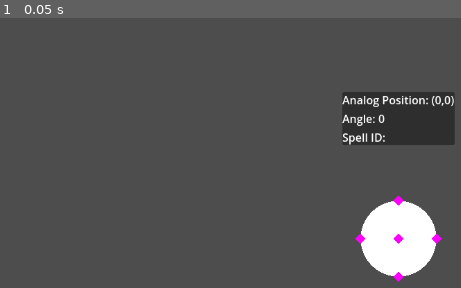
Above: before the commit, frame 1.
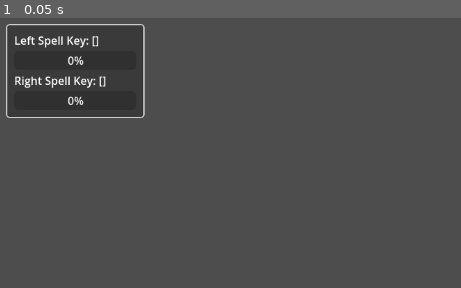
Above: after the commit, the same moment.

Repository: WobblyRonnoc/NecromancerGame
Game: Godot game, scene res://level.tscn
Same seed, same stepped clock (60 frames per second), same inputs: the game is played once before the commit and once after it.
Inputs:
- Up to frame 1 (0.05 s): no input

The runs differ from the first frame. In frame 1, 13% of the frame differs, in the area x 1-99%, y 2-98%.

Commit message:
spell wheel working

Diff:
--- a/DebugUI.gd
+++ /dev/null
@@ -1,41 +0,0 @@
-extends Control
-@onready var l_label = $"../AnalogInputViewer/MarginContainer/PanelContainer/VBoxContainer/Label"
-@onready var l_label_2 = $"../AnalogInputViewer/MarginContainer/PanelContainer/VBoxContainer/Label2"
-@onready var l_label_3 = $"../AnalogInputViewer/MarginContainer/PanelContainer/VBoxContainer/Label3"
-
-@onready var r_label = $"../AnalogInputViewer2/MarginContainer2/PanelContainer/VBoxContainer/Label"
-@onready var r_label_2 = $"../AnalogInputViewer2/MarginContainer2/PanelContainer/VBoxContainer/Label2"
-@onready var r_label_3 = $"../AnalogInputViewer2/MarginContainer2/PanelContainer/VBoxContainer/Label3"
-
-func array_to_string(arr: Array) -> String:
-	var s = ""
-	for i in arr:
-		s += str(i)
-	return s
-
-func create_label(text):
-	var label = Label.new()
-	$"../VBoxContainer".add_child(label, true)
-	$"../VBoxContainer".get_child($"../VBoxContainer".get_child_count()).text = text
-
-
-func _process(_delta):
-	l_label.text = "Analog Position: ({},{})".format([roundf(Global.l_analog_position.x), roundf(Global.l_analog_position.y)], '{}')
-	l_label_2.text = "Angle: %d" % Global.l_analog_angle
-	l_label_3.text = "Spell ID: " + array_to_string(Global.left_spell_key)
-
-	r_label.text = "Analog Position: ({},{})".format([roundf(Global.r_analog_position.x), roundf(Global.r_analog_position.y)], '{}')
-	r_label_2.text = "Angle: %d" % Global.r_analog_angle
-	r_label_3.text = "Spell ID: " + array_to_string(Global.right_spell_key)
-
-func returned_to_center(side):
-	if side == 0:
-		create_label(Global.left_spell_key)
-		Global.left_spell_key.clear()
-	else:
-		create_label(Global.left_spell_key)
-		Global.right_spell_key.clear()
-
-	for child in get_children():
-		if child.name.contains("SpellPoint"):
-			child.selected = false
--- a/analog_input_viewer.gd
+++ b/analog_input_viewer.gd
@@ -3,7 +3,6 @@
 enum side {right, left}
 @export var stick: side
 @onready var debug_panel = $"../DebugPanel"
-
 const id_values : Dictionary = {"up": 1, "right": 2, "down": 3, "left": 4}
 
 @export var radius : float = 50
@@ -11,44 +10,59 @@
 @onready var analog = $AnalogPosition
 @onready var back = $back
 @onready var analog_vector
-@onready var control = $"../Control"
+
+enum STATE {holding,idle}
+
 
 func _ready():
-	control.connect("returned_to_center", returned_to_center)
 	for child in get_children():
 		if child.name.contains("SpellPoint"):
 			#FIXME: THIS MAY BE A BAD IDEA
 			child.stick = stick # carry the side down to the points
 
-			if child.key_value == 0:
-				child.connect("returned_to_center", returned_to_center)
+func _process(delta):
+	Global.debug.add_property("Left Spell Key", Global.left_spell_key, 0)
+	Global.debug.add_property_bar("Left Trigger Strength", Input.get_action_strength("lt"), 1)
+
+	Global.debug.add_property("Right Spell Key", Global.right_spell_key, 2)
+	Global.debug.add_property_bar("Right Trigger Strength", Input.get_action_strength("rt"), 3)
 
 
-func _process(delta):
-	if stick == 0:
-		Global.l_analog_position = analog.position
-		Global.l_analog_angle = rad_to_deg(back.position.angle_to(analog.position))
-	if stick == 1:
-		Global.r_analog_position = analog.position
-		Global.r_analog_angle = rad_to_deg(back.position.angle_to(analog.position))
 
+	# Set the input
 	if stick == 0:
 		analog_vector = Input.get_vector("ls_left","ls_right","ls_up","ls_down",-1.0)
+		if Input.is_action_pressed("lt"):
+			show()
+		else:
+			cast(stick, Global.left_spell_key)
+
 	if stick == 1:
+		if Input.is_action_pressed("rt"):
+			show()
+		else:
+			cast(stick, Global.right_spell_key)
+
 		analog_vector = Input.get_vector("rs_left","rs_right","rs_up","rs_down",-1.0)
 
+	# limit the input display's position to the radius
 	analog.position = analog_vector * radius
 	analog.position.clamp(position, analog_vector * radius)
 
-func returned_to_center(side):
-	if side == 0:
-		print("Left Spell: ", Global.left_spell_key)
-		debug_panel.add_debug_label("Left Spell Key: ", str(Global.left_spell_key))
+	#FIXME: THIS IS RUNNING CONSTANTLY. MAKE IT ONLY RUN IN A TRANSITION FROM [HOLDING] -> [IDLE]
+func cast(stick, spell_id):
+	var spell = str(spell_id)
+	print(spell)
+	# Check cast against spells
+	if Global.SPELL_LIST.has(spell):
+		print(Global.SPELL_LIST[spell])
+	# Clear and reset for next cast
+	if stick == 0:
 		Global.left_spell_key.clear()
-	else:
-		print("Right Spell: ", Global.right_spell_key)
-		debug_panel.add_debug_label("Right Spell Key: ", str(Global.right_spell_key))
+		hide()
+	if stick == 1:
 		Global.right_spell_key.clear()
+		hide()
 
 	for child in get_children():
 		if child.name.contains("SpellPoint"):
--- a/debug_panel.gd
+++ b/debug_panel.gd
@@ -1,33 +1,52 @@
 extends Control
 
-@onready var label_container = %VBoxContainer
+@onready var property_container = %VBoxContainer
 var label
 
 
 # Called when the node enters the scene tree for the first time.
 func _ready():
-	pass
+	Global.debug = self
 
 # Called every frame. 'delta' is the elapsed time since the previous frame.
 func _process(delta):
 	if Input.is_action_just_pressed("clear_debug_panel"):
-		clear_labels()
+		clear_properties()
 	if Input.is_action_pressed("toggle_debug_panel"):
 		visible = !visible
 
-func update_label(label: Label, value):
-	label.text = value
 
-# FIXME!!!!!!!!!!!!!!!!!!!!!!!!!!!!!!!!!!!!!!!!!!!!!!!!!!!!!!!!!!!!!!!!!!!!!
-func add_debug_label(title : String, value):
-	label = Label.new()
-	for child in label_container.get_children():
-		if child.name == title:
-			update_label(child, child.text)
-	#label_container.add_child(label)
-	label.name = title
-	label.text = label.name + value
+func add_property_bar(title : String, value, order):
+	var target
+	target = property_container.find_child(title, true, false)
+	if !target:
+		target = ProgressBar.new()
+		target.max_value = 1
+		target.min_value = 0
+		property_container.add_child(target)
+		target.add_to_group("debug")
+		target.name = title
+	elif visible:
+		target.value = value
+		property_container.move_child(target, order)
 
-func clear_labels():
-	for child in label_container.get_children():
+
+
+func add_property(title : String, value, order):
+	var target
+	target = property_container.find_child(title, true, false)
+	if !target:
+		target = Label.new()
+		property_container.add_child(target)
+		target.add_to_group("debug")
+		target.name = title
+		target.text = target.name + ": " + str(value)
+	else:
+		if visible:
+			target.text = title + ": " + str(value)
+			property_container.move_child(target, order)
+
+
+func clear_properties():
+	for child in property_container.get_children():
 		child.queue_free()
--- /dev/null
+++ b/delete me.gd
@@ -0,0 +1,32 @@
+extends Node2D
+var x = 0
+var spell = [1,2,0]
+enum STATES {
+	pressed,
+	released,
+	idle
+}
+var current_state = STATES.idle
+
+func transition(new_state, callback : Callable):
+	callback.call()
+	current_state = new_state
+
+func show_wheel():
+	print("wheel")
+
+func _process(delta):
+	Global.debug.add_property_bar("trigger strength", Input.get_action_strength("rt"), 0)
+	if current_state == STATES.idle:
+		Global.debug.add_property("output", "Idle", 1)
+		if Input.get_action_strength("rt") > 0.0:
+			transition(STATES.pressed, func(): print("wheel"))
+
+	if current_state == STATES.pressed:
+		Global.debug.add_property("output", "Wheel UI!", 1)
+		if Input.get_action_strength("rt") < 1.0:
+			transition(STATES.released, func(cast): print(str(cast)))
+
+	if current_state == STATES.released:
+		Global.debug.add_property("output", "Casting!", 1)
+		current_state = STATES.idle
--- /dev/null
+++ b/delete_me.tscn
@@ -0,0 +1,9 @@
+[gd_scene load_steps=3 format=3 uid="uid://c5bqwggeqx27k"]
+
+[ext_resource type="Script" path="res://delete me.gd" id="1_h486w"]
+[ext_resource type="PackedScene" uid="uid://bwymmn4gumgb1" path="res://debug_panel.tscn" id="2_sq6kf"]
+
+[node name="delete me" type="Node2D"]
+script = ExtResource("1_h486w")
+
+[node name="DebugPanel" parent="." instance=ExtResource("2_sq6kf")]
--- a/global.gd
+++ b/global.gd
@@ -1,4 +1,6 @@
 extends Node
+
+var debug
 
 var l_analog_angle = 0.0
 var l_analog_position = Vector2.ZERO
@@ -8,3 +10,5 @@
 
 var left_spell_key : Array = []
 var right_spell_key : Array = []
+
+const SPELL_LIST : Dictionary = {"120" : "FireBall"}
--- a/level.tscn
+++ b/level.tscn
@@ -1,102 +1,18 @@
-[gd_scene load_steps=5 format=3 uid="uid://4ri0jgqb2jxh"]
+[gd_scene load_steps=3 format=3 uid="uid://4ri0jgqb2jxh"]
 
-[ext_resource type="Script" path="res://level.gd" id="1_8ljpt"]
 [ext_resource type="PackedScene" uid="uid://dw7n0cn7ekrb1" path="res://analog_input_viewer.tscn" id="1_xqoen"]
-[ext_resource type="Script" path="res://DebugUI.gd" id="2_s38si"]
 [ext_resource type="PackedScene" uid="uid://bwymmn4gumgb1" path="res://debug_panel.tscn" id="4_h1nyo"]
 
 [node name="Level" type="Node2D"]
-script = ExtResource("1_8ljpt")
 
 [node name="AnalogInputViewer" parent="." instance=ExtResource("1_xqoen")]
 visible = false
 position = Vector2(320, 320)
 
-[node name="MarginContainer" type="MarginContainer" parent="AnalogInputViewer"]
-anchors_preset = 7
-anchor_left = 0.5
-anchor_top = 1.0
-anchor_right = 0.5
-anchor_bottom = 1.0
-offset_left = -83.0
-offset_top = -150.0
-offset_right = 83.0
-grow_horizontal = 2
-grow_vertical = 0
-size_flags_horizontal = 6
-theme_override_constants/margin_left = 50
-theme_override_constants/margin_top = 50
-theme_override_constants/margin_right = 50
-theme_override_constants/margin_bottom = 135
-
-[node name="PanelContainer" type="PanelContainer" parent="AnalogInputViewer/MarginContainer"]
-layout_mode = 2
-
-[node name="VBoxContainer" type="VBoxContainer" parent="AnalogInputViewer/MarginContainer/PanelContainer"]
-layout_mode = 2
-
-[node name="Label" type="Label" parent="AnalogInputViewer/MarginContainer/PanelContainer/VBoxContainer"]
-layout_mode = 2
-text = "asdfasdf"
-
-[node name="Label2" type="Label" parent="AnalogInputViewer/MarginContainer/PanelContainer/VBoxContainer"]
-layout_mode = 2
-text = "asdfasdf"
-
-[node name="Label3" type="Label" parent="AnalogInputViewer/MarginContainer/PanelContainer/VBoxContainer"]
-layout_mode = 2
-text = "asdfasdf"
-
 [node name="AnalogInputViewer2" parent="." instance=ExtResource("1_xqoen")]
 position = Vector2(576, 320)
 stick = 1
 
-[node name="MarginContainer2" type="MarginContainer" parent="AnalogInputViewer2"]
-anchors_preset = 7
-anchor_left = 0.5
-anchor_top = 1.0
-anchor_right = 0.5
-anchor_bottom = 1.0
-offset_left = -83.0
-offset_top = -150.0
-offset_right = 83.0
-grow_horizontal = 2
-grow_vertical = 0
-size_flags_horizontal = 4
-size_flags_vertical = 4
-theme_override_constants/margin_left = 50
-theme_override_constants/margin_top = 50
-theme_override_constants/margin_right = 50
-theme_override_constants/margin_bottom = 135
-
-[node name="PanelContainer" type="PanelContainer" parent="AnalogInputViewer2/MarginContainer2"]
-layout_mode = 2
-
-[node name="VBoxContainer" type="VBoxContainer" parent="AnalogInputViewer2/MarginContainer2/PanelContainer"]
-layout_mode = 2
-
-[node name="Label" type="Label" parent="AnalogInputViewer2/MarginContainer2/PanelContainer/VBoxContainer"]
-layout_mode = 2
-text = "asdfasdf"
-
-[node name="Label2" type="Label" parent="AnalogInputViewer2/MarginContainer2/PanelContainer/VBoxContainer"]
-layout_mode = 2
-text = "asdfasdf"
-
-[node name="Label3" type="Label" parent="AnalogInputViewer2/MarginContainer2/PanelContainer/VBoxContainer"]
-layout_mode = 2
-text = "asdfasdf"
-
-[node name="Control" type="Control" parent="."]
-layout_mode = 3
-anchors_preset = 15
-anchor_right = 1.0
-anchor_bottom = 1.0
-grow_horizontal = 2
-grow_vertical = 2
-script = ExtResource("2_s38si")
-
 [node name="DebugPanel" parent="." instance=ExtResource("4_h1nyo")]
-visible = false
 size_flags_horizontal = 0
 size_flags_vertical = 0
--- a/spell_point.gd
+++ b/spell_point.gd
@@ -2,7 +2,6 @@
 extends MeshInstance2D
 
 @export var key_value : int
-signal returned_to_center(side:int)
 var stick
 var selected_scale = Vector2(20.0,20.0)
 var default_scale = Vector2(10.0,10.0)
@@ -16,14 +15,12 @@
 
 # Indicate selection by increasing size
 func _on_area_2d_area_entered(area):
-	if area.is_in_group("analog_position"):
+	if area.is_in_group("analog_position") && not selected && get_parent().is_visible():
 		selected = true
 		if stick == 0:
 			Global.left_spell_key.append(key_value)
 		if stick == 1:
 			Global.right_spell_key.append(key_value)
-	if area.is_in_group("analog_position") && key_value == 0:
-		returned_to_center.emit(stick)
 
 
 # add the selection value to the global key array
Not shown, added: del619F.tmp
Not shown, added: del674C.tmp
Not shown, added: levC281.tmp
Not shown, added: levE660.tmp
